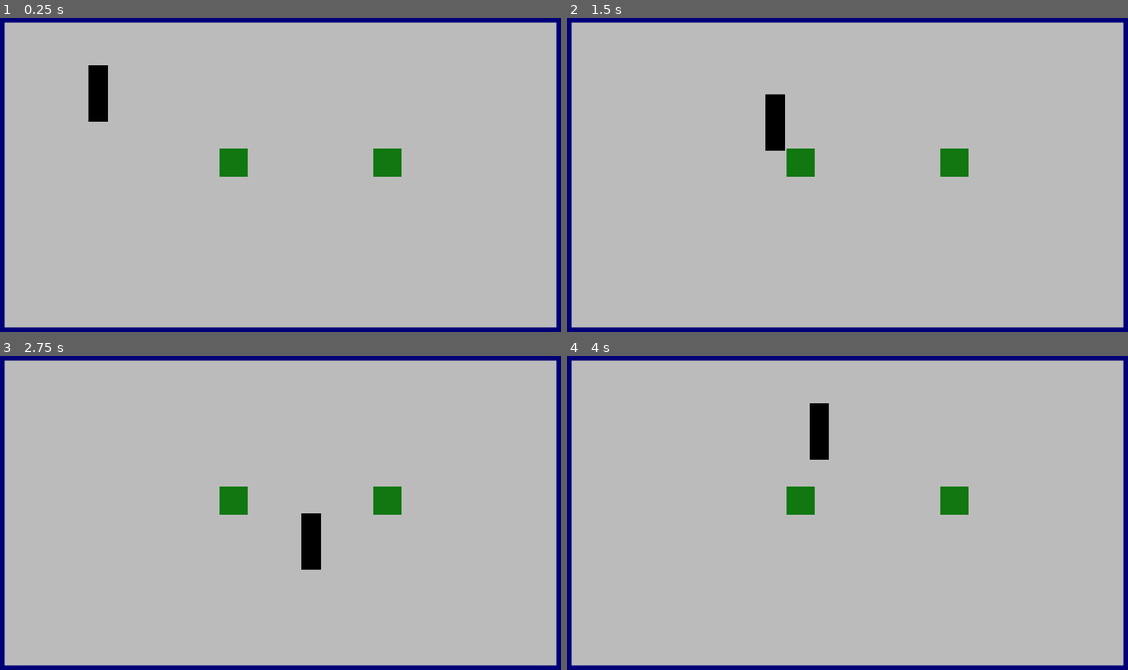
Above: before the commit, frames 1-4 (two rows, left to right).
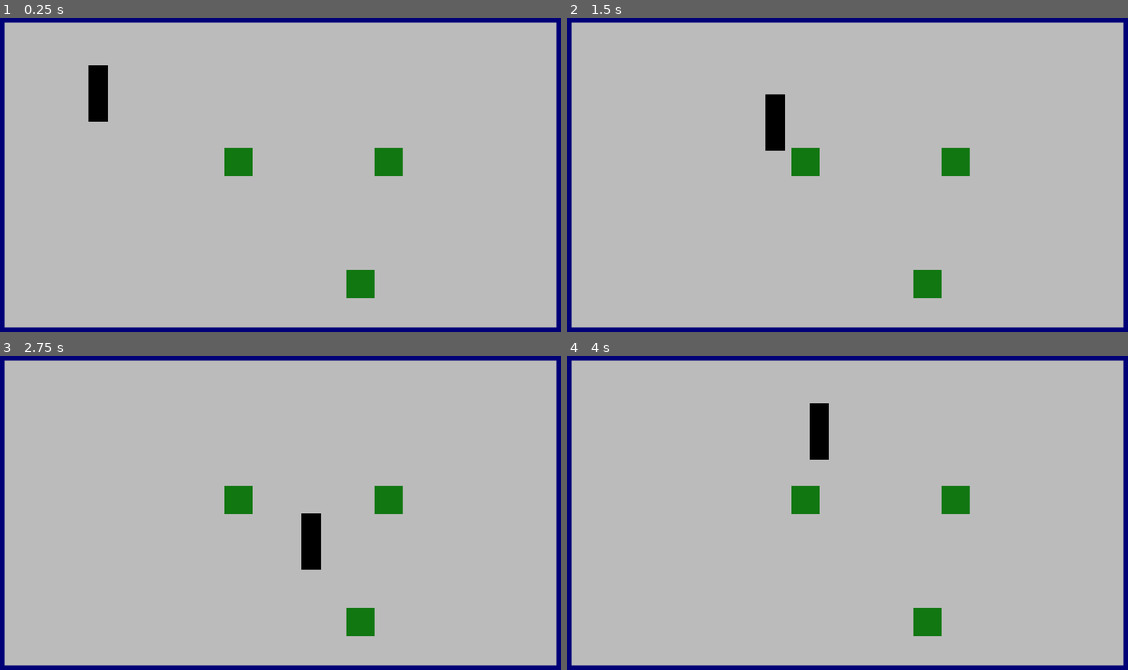
Above: after the commit, the same moments.

Repository: telmotrooper/goofy-demo
Game: Godot game, scene res://main.tscn
Two runs of this game, one before a commit and one after it. Both use one fixed random seed, a clock stepped at 60 frames per second and the inputs below.
Inputs:
- Up to frame 1 (0.25 s): no input
- Up to frame 2 (1.5 s): tap Enter at 0.5 s; hold Right (ui_right) 0.53-1.28 s; tap Space (ui_select) at 0.77 s; hold Down (ui_down) from 1.28 s (still down)
- Up to frame 3 (2.75 s): tap Space (ui_select) at 1.52 s; release Down (ui_down) at 2.03 s; hold Right (ui_right) from 2.03 s (still down)
- Up to frame 4 (4 s): release Right (ui_right) at 2.78 s; hold Up (ui_up) 2.78-3.53 s; tap Space (ui_select) at 3.02, 3.77 s; hold Left (ui_left) from 3.53 s (still down)

The runs differ from the first frame. In frame 1, 0.7% of the frame differs, in the area x 39-72%, y 41-90%; in frame 2, 0.7%; in frame 3, 0.7%; in frame 4, 0.7%.

Commit message:
Using grid to place blocks

Diff:
--- a/main.tscn
+++ b/main.tscn
@@ -30,7 +30,10 @@
 rotation = 1.5708
 
 [node name="MovingBlock" parent="." instance=ExtResource("3_jdhje")]
-position = Vector2(801, 497)
+position = Vector2(816, 496)
 
 [node name="MovingBlock2" parent="." instance=ExtResource("3_jdhje")]
-position = Vector2(1324, 497)
+position = Vector2(1328, 496)
+
+[node name="MovingBlock3" parent="." instance=ExtResource("3_jdhje")]
+position = Vector2(1232, 912)
